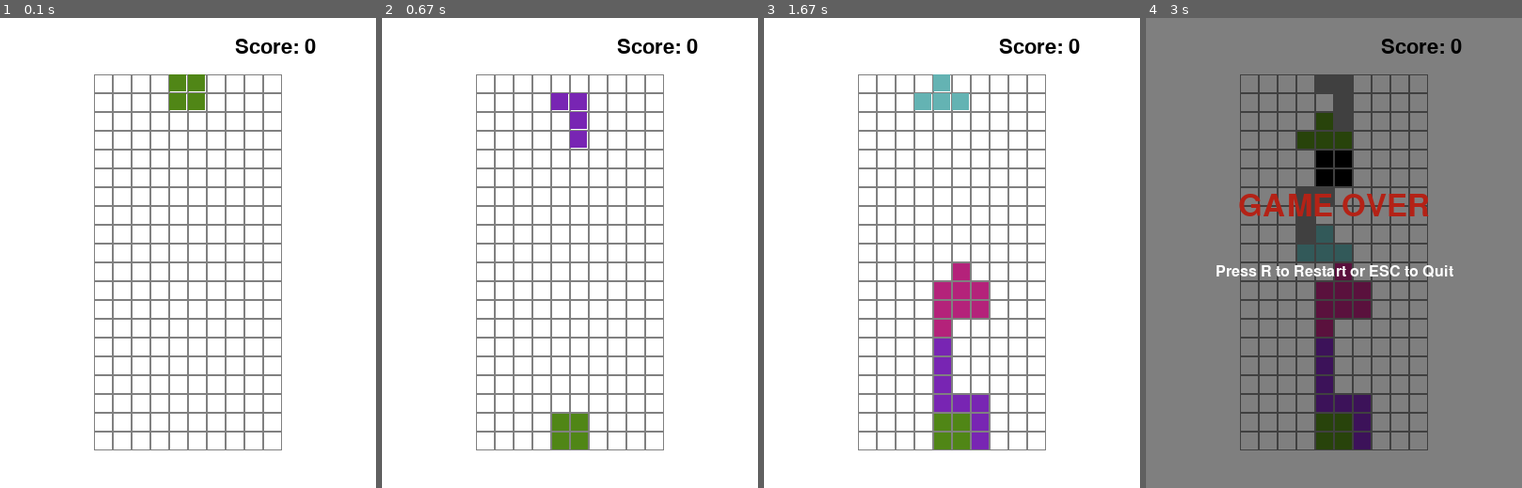
Above: before the commit, frames 1-4 (left to right).
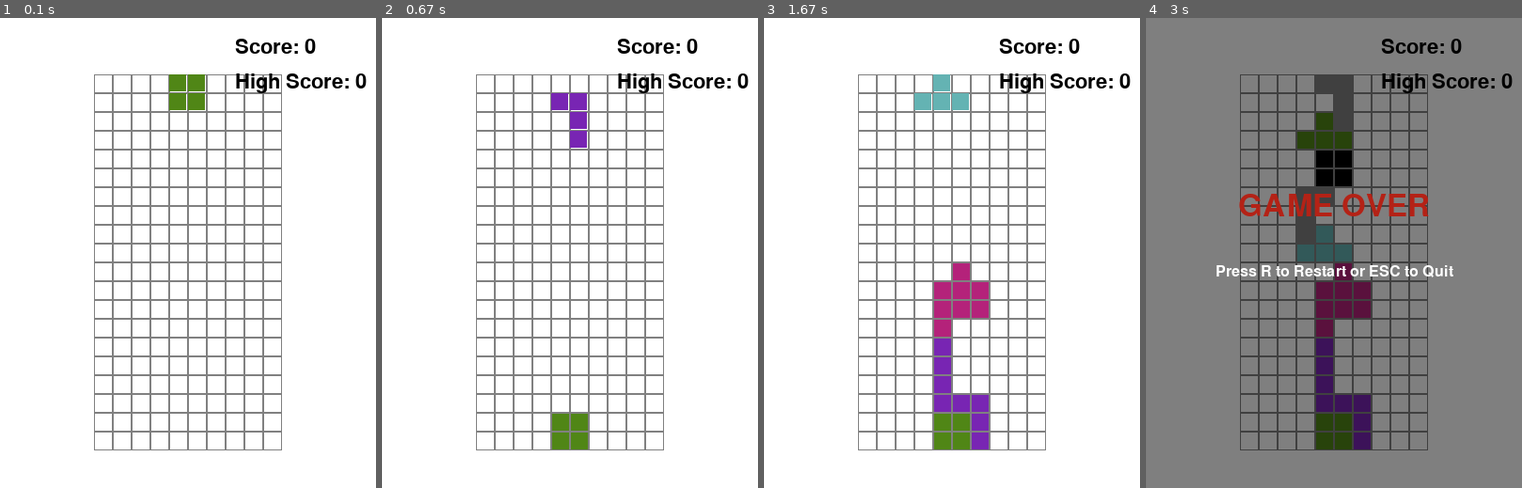
Above: after the commit, the same moments.

Repository: jeffreyperdue/ase-420-team-project
Game: pygame game, started from app.py
The game is run twice, just before and just after one commit, with the same random seed, the same clock (stepped at 60 frames per second) and the same inputs.
Inputs:
- Up to frame 1 (0.1 s): no input
- Up to frame 2 (0.67 s): tap Space at 0.33 s
- Up to frame 3 (1.67 s): hold Right 0.67-1.13 s; tap Space at 0.73, 1.03, 1.23, 1.57 s; hold Up 1.17-1.47 s; hold Right from 1.5 s (still down)
- Up to frame 4 (3 s): tap Space at 1.87, 2.07, 2.37, 2.63, 2.97 s; release Right at 1.97 s; hold Left 2-2.53 s; hold Down 2.57-2.87 s; hold Left from 2.9 s (still down)

The runs differ from the first frame. In frame 1, 0.6% of the frame differs, in the area x 62-98%, y 11-16%; in frame 2, 0.6%; in frame 3, 0.6%; in frame 4, 0.5%.

Commit message:
Began implementing high score

Diff:
--- a/app.py
+++ b/app.py
@@ -68,12 +68,12 @@
             renderer.draw_board(game.board)
             # Draw game over overlay
             renderer.draw_game_over_screen()
-            renderer.draw_score(game.score, (screen.get_width() - 150, 20)) # Display score
+            renderer.draw_score(game.score, game.high_score, (screen.get_width() - 150, 20)) # Display score and high score
         else:
             # Normal rendering
             renderer.draw_board(game.board)
             renderer.draw_piece(game.current_piece)
-            renderer.draw_score(game.score, (screen.get_width() - 150, 20)) # Display score
+            renderer.draw_score(game.score, game.high_score, (screen.get_width() - 150, 20)) # Display score and high score
 
         # Update screen
         pygame.display.flip()
--- a/src/game/game.py
+++ b/src/game/game.py
@@ -1,4 +1,4 @@
-from src.game.score import points_for_clear
+from src.utils.score import points_for_clear
 
 
 class Game:
@@ -11,10 +11,15 @@
         self.gravity_timer = 0
         self.gravity_delay = 30 # frames between auto-fall
         self._score = 0
+        self._high_score = 0  # Track high score for current session
 
     @property
     def score(self):
         return self._score
+
+    @property
+    def high_score(self):
+        return self._high_score
 
     def apply(self, intents):
         """Apply player intents (LEFT/RIGHT/ROTATE/DROP/SOFT_DOWN)"""
@@ -95,5 +100,11 @@
 
         Delegates scoring logic to the pure helper points_for_clear so the
         scoring table is defined in one place and is easy to unit-test.
+
+        No points are awarded after game_over is set to True.
         """
-        self._score += points_for_clear(lines_cleared)
+        if not self.game_over:
+            self._score += points_for_clear(lines_cleared)
+            # Update high score if current score exceeds it
+            if self._score > self._high_score:
+                self._high_score = self._score
--- a/src/game/score.py
+++ b/src/utils/score.py
@@ -17,7 +17,18 @@
       3 -> 500
       4 -> 800
 
-    Any other value returns 0.
+    Args:
+        lines_cleared: Number of lines cleared, must be an integer.
+
+    Returns:
+        Points awarded for clearing that many lines.
+        Returns 0 for any value outside the range 0-4.
+
+    Raises:
+        TypeError: If lines_cleared is not an integer.
     """
+    if not isinstance(lines_cleared, int) or isinstance(lines_cleared, bool):
+        raise TypeError("lines_cleared must be an integer, not a boolean or other type")
+
     scoring = {0: 0, 1: 100, 2: 300, 3: 500, 4: 800}
     return scoring.get(lines_cleared, 0)
--- a/src/view/pygame_renderer.py
+++ b/src/view/pygame_renderer.py
@@ -49,11 +49,12 @@
             ]
             pygame.draw.rect(self.screen, color, rect)
 
-    def draw_score(self, score, position=(20, 20), font_size=32, color=BLACK):
-        """Render the current score on screen.
+    def draw_score(self, score, high_score, position=(20, 20), font_size=32, color=BLACK):
+        """Render the current score and high score on screen.
 
         Args:
             score (int): The current score to display.
+            high_score (int): The high score to display.
             position (tuple): (x, y) coordinates for the score text.
             font_size (int): Size of the font.
             color (tuple): RGB color of the text.
@@ -61,6 +62,11 @@
         font = pygame.font.Font(None, font_size)
         score_text = font.render(f"Score: {score}", True, color)
         self.screen.blit(score_text, position)
+
+        # Draw high score below current score
+        high_score_pos = (position[0], position[1] + font_size + 5)
+        high_score_text = font.render(f"High Score: {high_score}", True, color)
+        self.screen.blit(high_score_text, high_score_pos)
 
     def draw_game_over_screen(self):
         """Draw the game over screen"""
